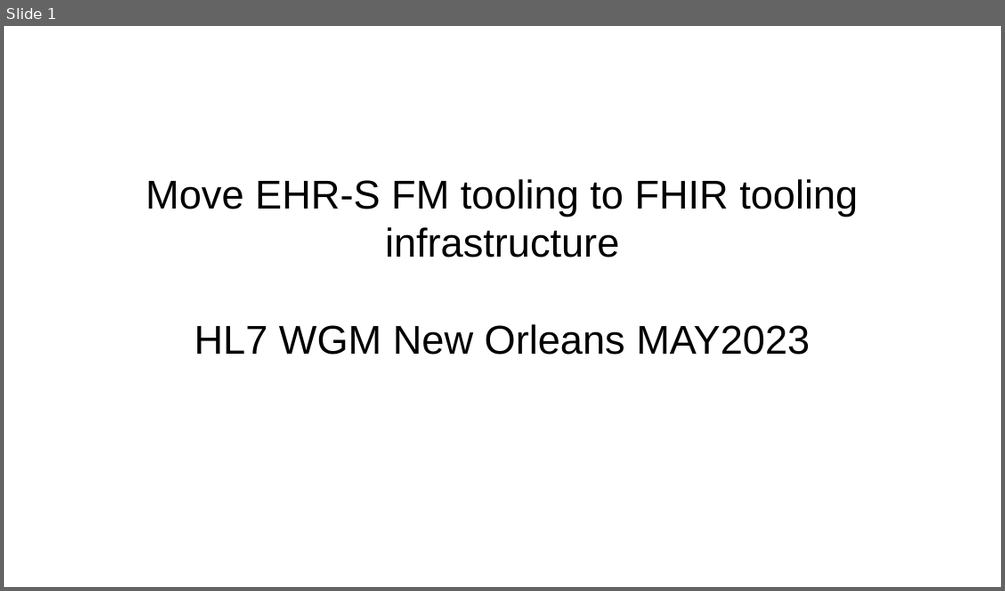
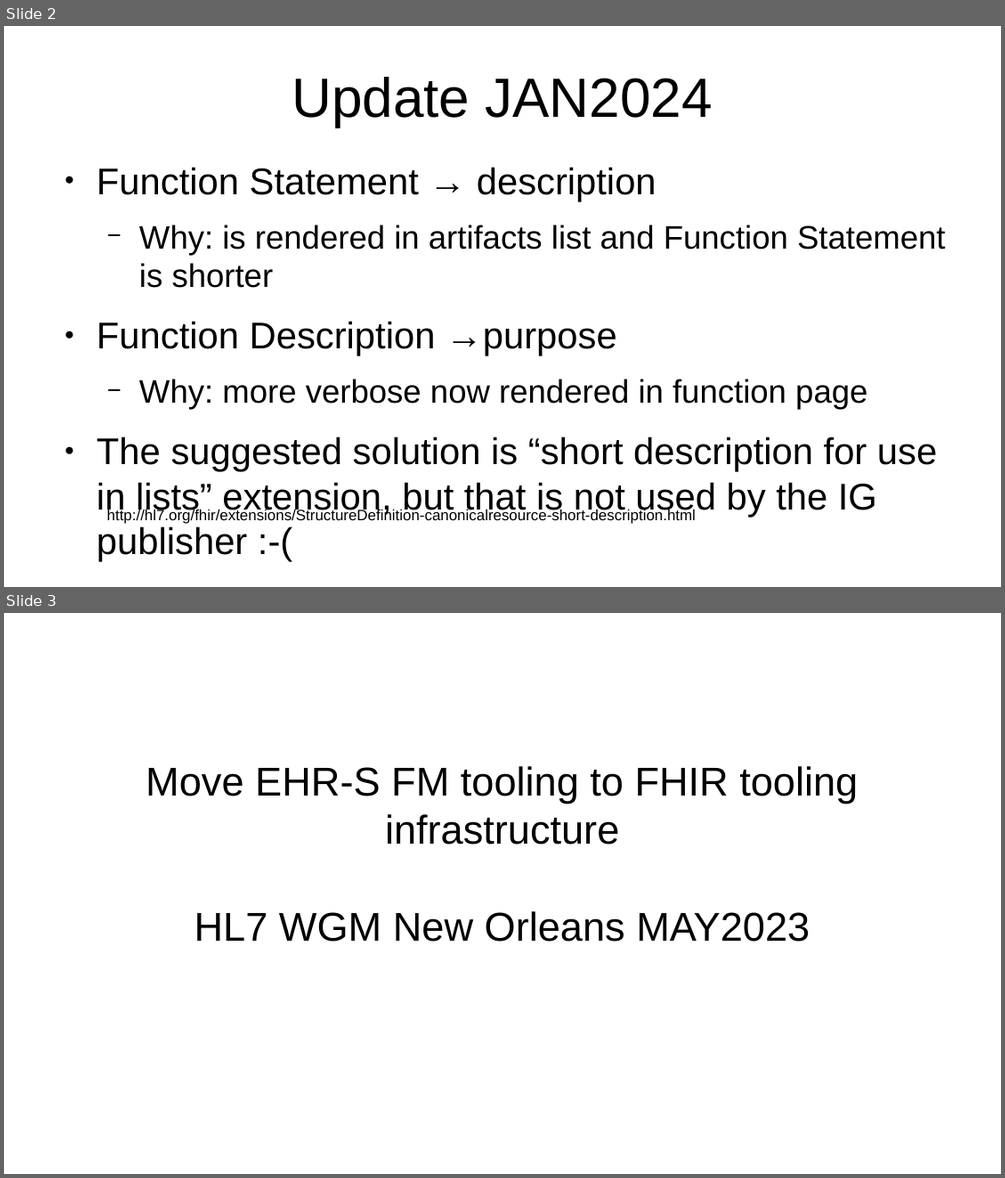
Before and after one commit to HL7/ehrsfm-ig, a slide deck: docs/ehrsfm-tool-fhir_MAY2023.odp. Shown one above the other, each under a label of ours: slide 1 before the commit, slides 2 and 3 after it. The pictures are 1005x591 and 1005x1178 pixels, drawn with LibreOffice and Linux fonts; fonts in the diff are those of the drawing. Boxes give left, top, right and bottom in pixels: in the first picture for what was removed or moved away, otherwise in the second. Text is boxed around its words. In the diff, an @@ line names an element or a change of style, - is before the commit and + after.

```diff
--- a/docs/ehrsfm-tool-fhir_MAY2023.odp
+++ b/docs/ehrsfm-tool-fhir_MAY2023.odp
@@ slide 2 added at [4,26,1001,587], background #FFFFFF @@
@@ title added at [291,77,712,127], 44 pt, text #000000 @@
+Update JAN2024
@@ text added at [97,167,946,561], 29.6 pt, text #000000 @@
+● Function Statement → description
+  − Why: is rendered in artifacts list and Function Statement is shorter
+● Function Description →purpose
+  − Why: more verbose now rendered in function page
+● The suggested solution is “short description for use in lists” extension, but that is not used by the IG publisher :-(
@@ text added at [107,507,696,524], 12 pt, text #000000 @@
+http://hl7.org/fhir/extensions/StructureDefinition-canonicalresource-short-description.html
@@ what was slide 1 is now slide 3 @@
```
Also in this commit, not shown: 1 slide changed, 1 other slide added, 2 other files.
